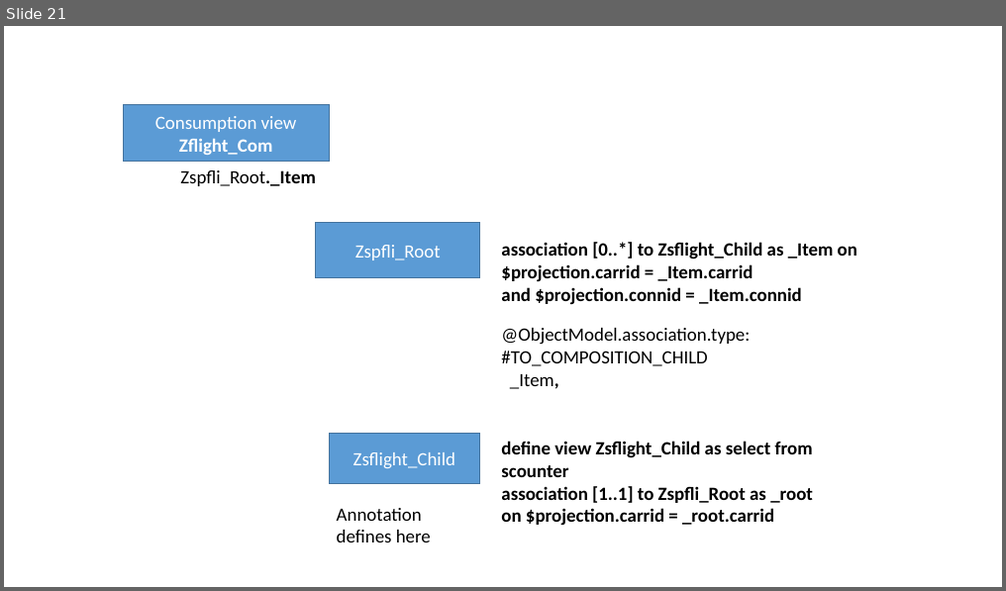
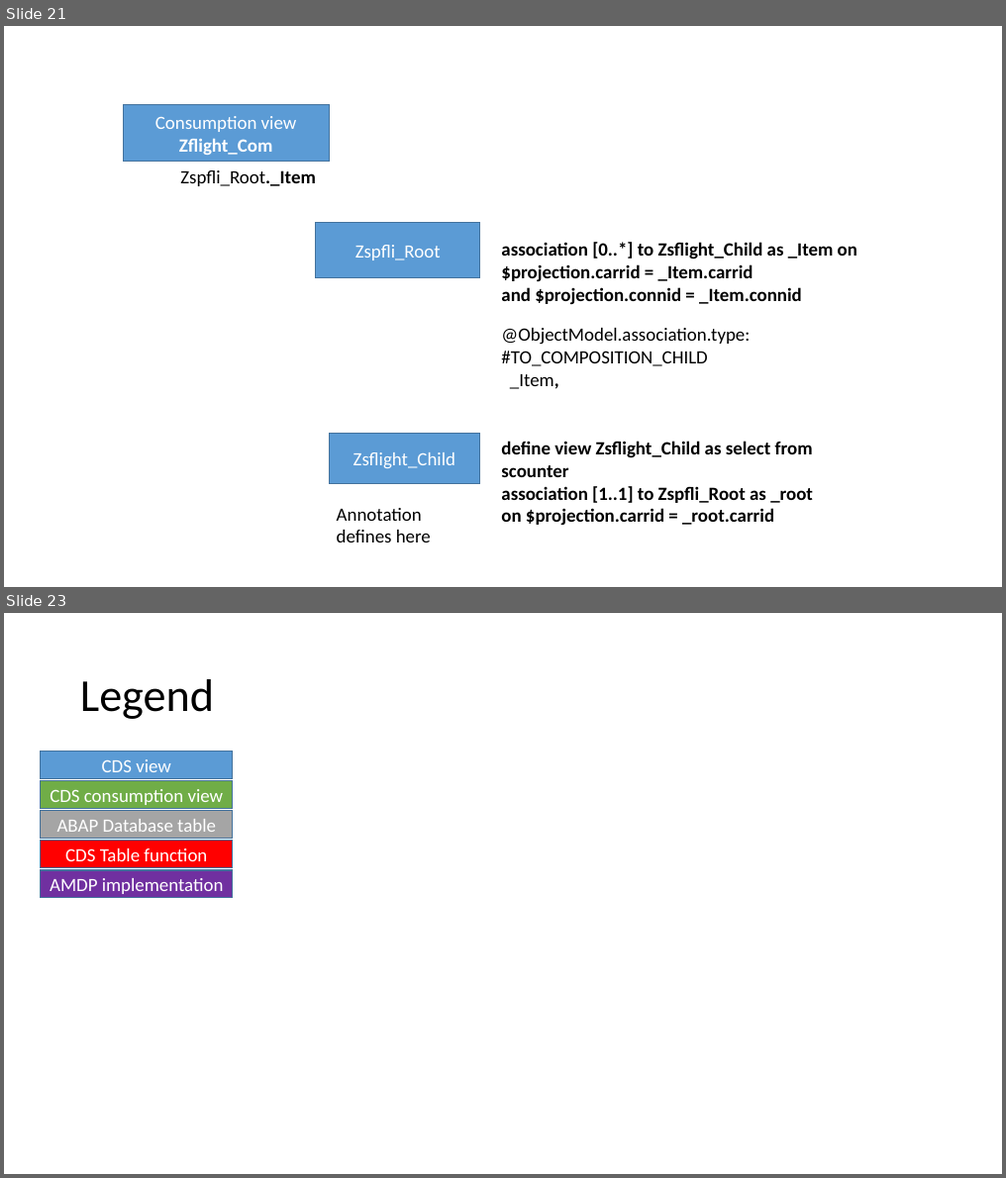
Before and after one commit to mxpang/jerryslide, a slide deck: Jerry.pptx. Shown one above the other, each under a label of ours: slide 21 before the commit, slides 21 and 23 after it; the slides between them are not shown. The pictures are 1006x591 and 1006x1178 pixels, drawn with LibreOffice and Linux fonts; fonts in the diff are those of the drawing. Boxes give left, top, right and bottom in pixels: in the first picture for what was removed or moved away, otherwise in the second. Text is boxed around its words. In the diff, an @@ line names an element or a change of style, - is before the commit and + after.

Commit message:
add CDS view achitecture

```diff
--- a/Jerry.pptx
+++ b/Jerry.pptx
@@ slide 23 added at [4,613,1002,1174], background #FFFFFF @@
@@ title added at [80,679,214,719], 44 pt, text #000000 @@
+Legend
@@ rectangle added at [41,752,233,779], fill #5B9BD5, outline #43739E 1 pt, 18 pt, text #FFFFFF @@
+CDS view
@@ rectangle added at [41,781,233,809], fill #70AD47, outline #43739E 1 pt, 18 pt, text #FFFFFF @@
+CDS consumption view
@@ rectangle added at [41,811,233,839], fill #A5A5A5, outline #43739E 1 pt, 18 pt, text #FFFFFF @@
+ABAP Database table
@@ rectangle added at [41,841,233,868], fill #FF0000, outline #43739E 1 pt, 18 pt, text #FFFFFF @@
+CDS Table function
@@ rectangle added at [41,870,233,898], fill #7030A0, outline #43739E 1 pt, 18 pt, text #FFFFFF @@
+AMDP implementation
```
Also in this commit, not shown: 1 other slide added.
